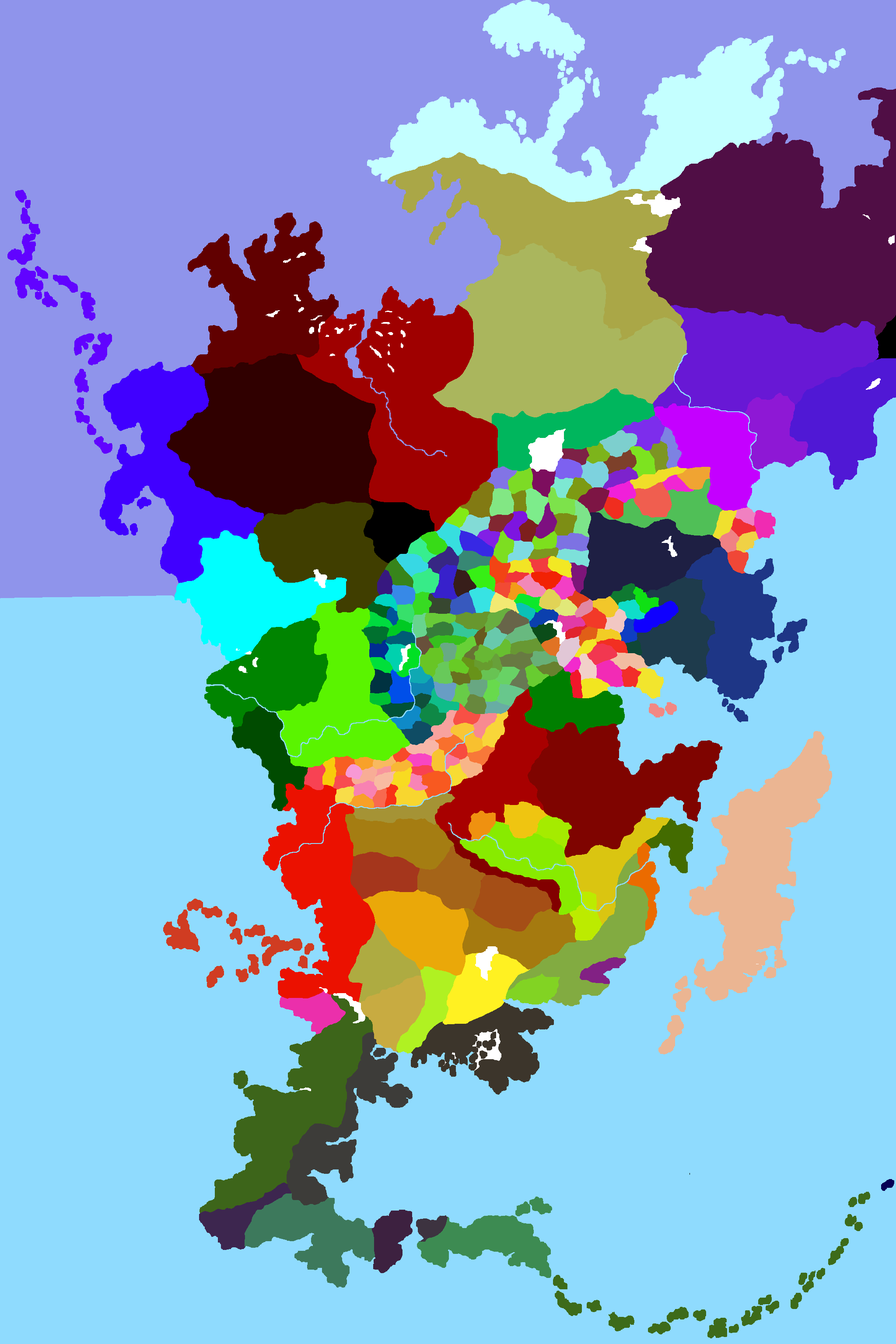
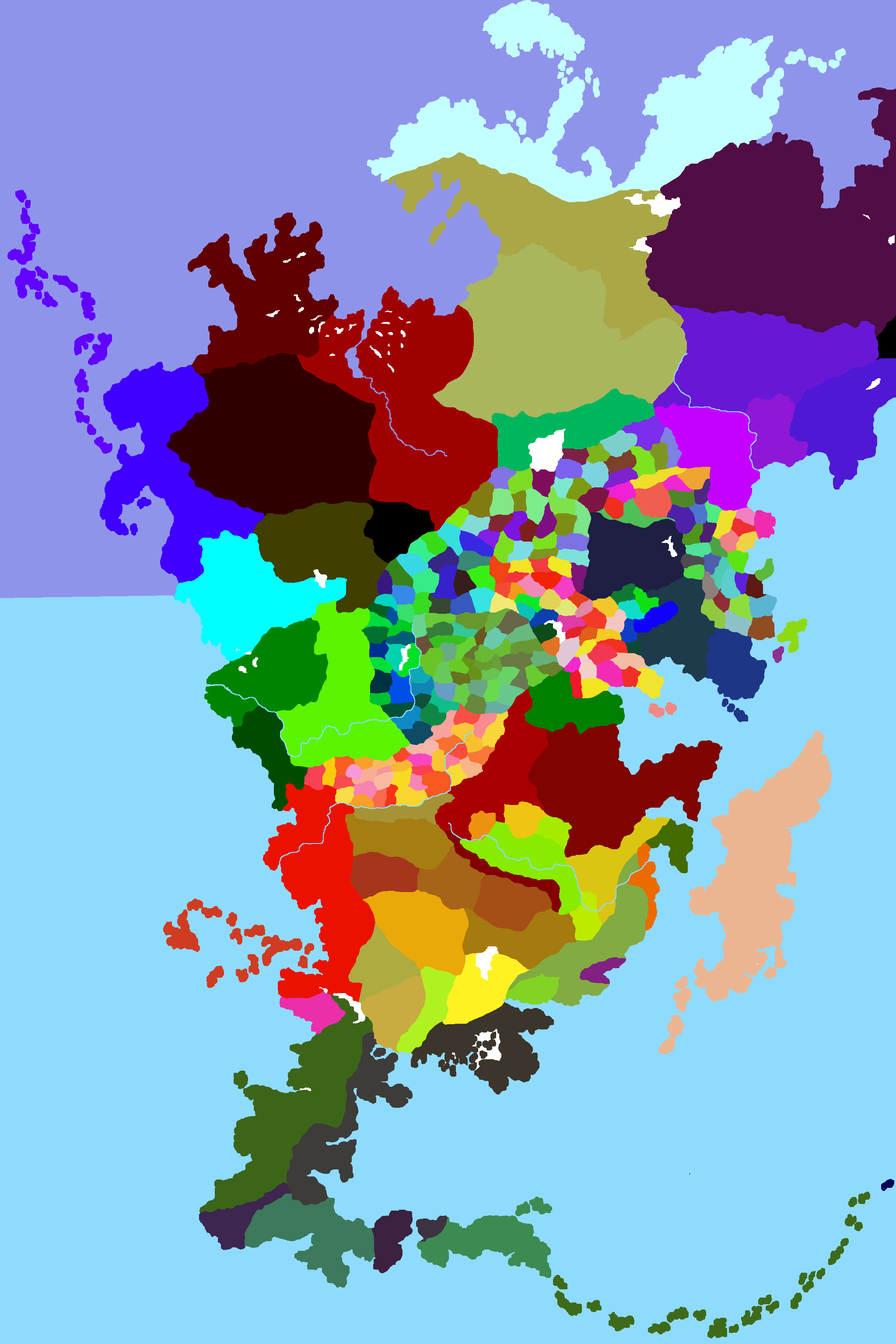
Two versions of the same layered image (896×1344). Layer-by-layer changes:
painted on "Ebene 0" over [666, 478, 807, 664]
